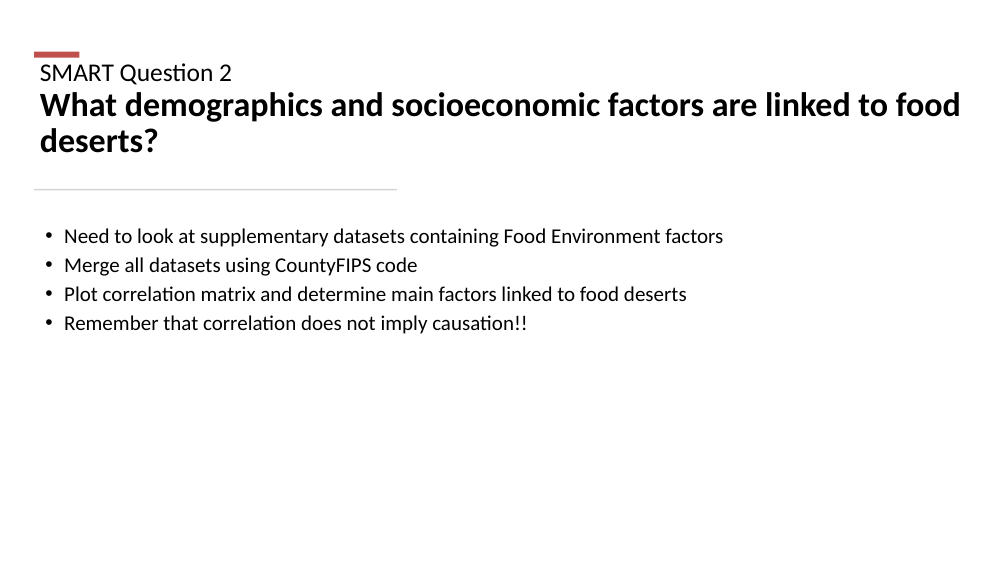
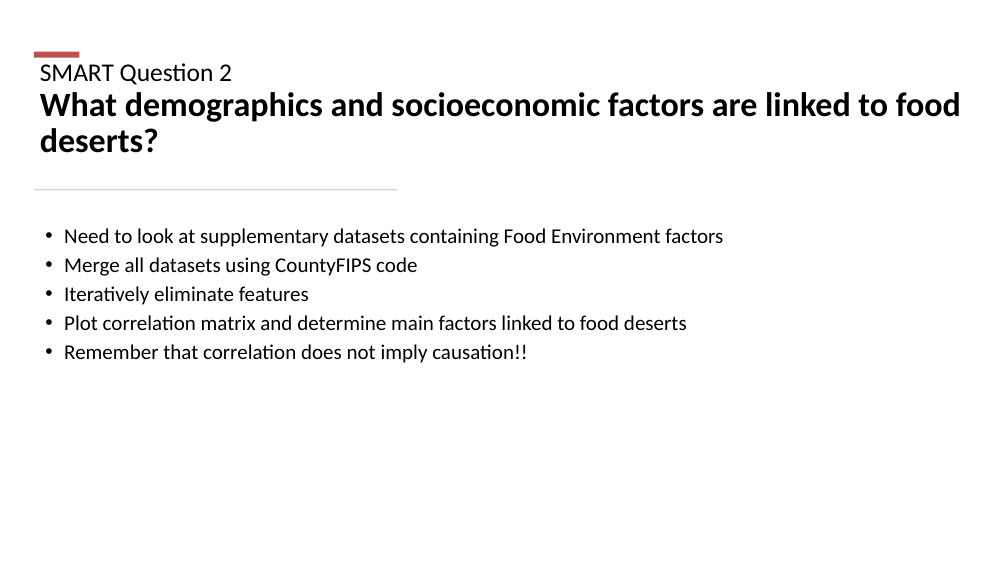
Before and after one commit to Asbetos/DATS6101_final_project, a slide deck: slide 11 of presentation/Presentation Slides- Food deserts in US.pptx (slide 12 before the commit). Drawn at 1008x567 pixels with LibreOffice and Linux fonts; fonts in the diff are those of the drawing. Boxes give left, top, right and bottom in pixels: in the first picture for what was removed or moved away, otherwise in the second. Text is boxed around its words. In the diff, an @@ line names an element or a change of style, - is before the commit and + after.

```diff
--- a/presentation/Presentation Slides- Food deserts in US.pptx
+++ b/presentation/Presentation Slides- Food deserts in US.pptx
@@ text at [64, 286, 309, 305]: paragraph added @@
+• Iteratively eliminate features
```
Also in this commit, not shown: 6 other slides changed, 2 slides added, 1 slide removed, 12 other files.
